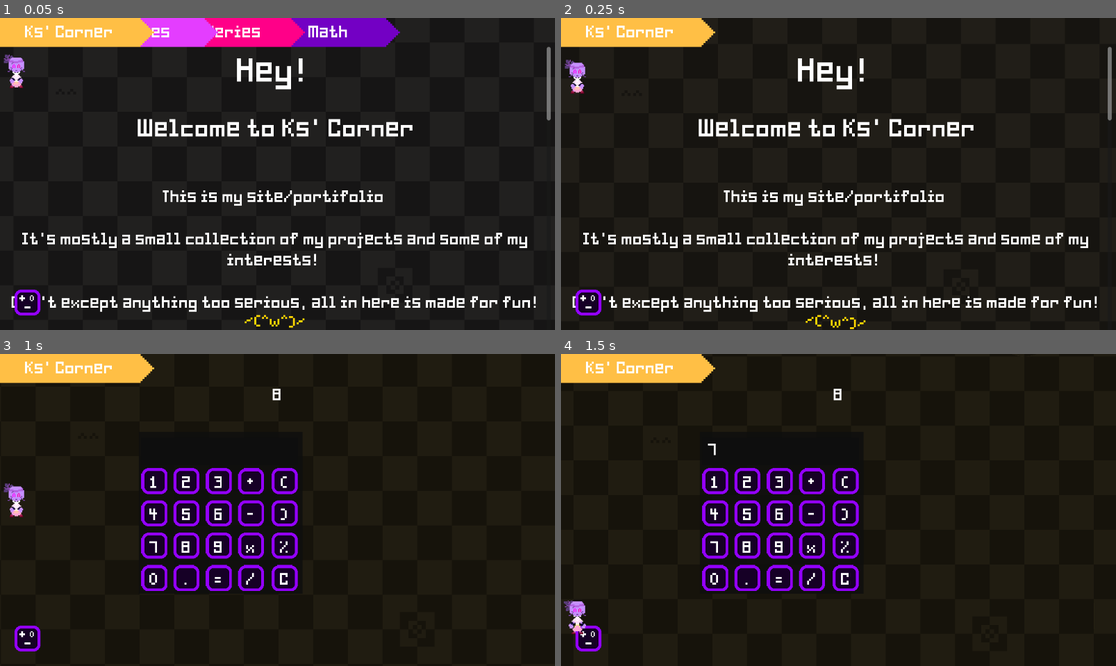
Above: before the commit, frames 1-4 (two rows, left to right).
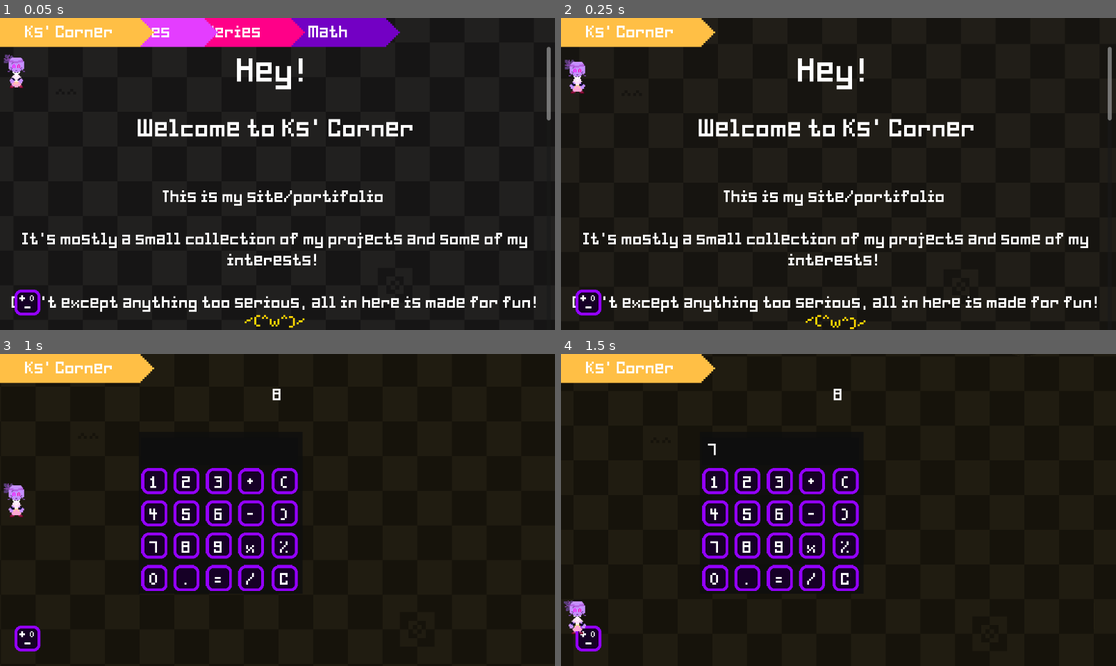
Above: after the commit, the same moments.

Repository: Ks-Marbs/ks-corner
Game: Godot game, scene res://main.tscn
Same seed, same stepped clock (60 frames per second), same inputs: the game is played once before the commit and once after it.
Inputs (mouse positions are in pixels of both pictures, inside the frame that each line leads up to):
- Up to frame 1 (0.05 s): no input
- Up to frame 2 (0.25 s): no input
- Up to frame 3 (1 s): click (27, 637) at 0.5 s
- Up to frame 4 (1.5 s): click "7" at 1.25 s

Frame 1 is identical in both runs. In frame 2, 0.1% of the frame differs, in the area x 0-5%, y 13-25%; in frame 3, 0.1%; in frame 4, nothing differs.

Commit message:
playground

Diff:
--- a/character_body_2d.gd
+++ b/character_body_2d.gd
@@ -4,6 +4,7 @@
 var t2 = 1.0
 var d = false
 var o = 0.0
+var w:= false
 var p = -1
 var cl := 0.0
 var l := 0
@@ -34,7 +35,9 @@
 		velocity.x = p*100
 		t2 = (((p+1)/2)+2.5)*2
 	elif not is_on_floor():
+		w = true
 		t2=10+sign(velocity.x)
+		t1 += delta*3
 	else:
 		t2 = 2
 
@@ -42,7 +45,7 @@
 	if bop() and is_on_floor():
 		v=0
 		if Input.is_action_just_pressed("click"):
-			if not (OS.has_feature("web_android") or OS.has_feature("web_ios")):
+			if (OS.has_feature("web_android") or OS.has_feature("web_ios")):
 				cl+=6
 			a = position - get_global_mouse_position()
 			d = true
--- a/global.gd
+++ b/global.gd
@@ -282,9 +282,38 @@
 
 
 ",
-"[i]Lavender's Home[/i]
-
-[b]Fun fact: [url=1d]Lavender[/url] exists[/b]","7","8","9","10"
+"[i]Lavender'[wave amp=10.0 freq=0.2 connected=0]s[/wave] Home[/i]
+
+[b]Fun f[wave amp=10.0 freq=0.2 connected=0]a[/wave]ct: [url=1d]Lavender[/url] exists[/b]
+
+This game is being done with [url=https://www.youtube.com/@senifoxy]Seni [wave amp=10.0 freq=0.2 connected=0]F[/wave]oxy[/url] [img=64em]res://images/sen.png[/img]
+
+You follow Lavend[wave amp=10.0 freq=0.2 connected=0]e[/wave]r, knife collector and daughter of a famous singer through their life, until [Game part not unlocked yet]
+[left]
+		Characters:
+[table=2,center,left]
+	[cell][img=128em]res://images/lavicon15.png[/img] - [/cell][cell] [wave amp=10.0 freq=0.2 connected=0]L[/wave]avender:
+Protagonist, shy but social, will stab you if n[wave amp=10.0 freq=0.2 connected=0]e[/wave]eded [/cell]
+	[cell][img=128em]res://images/petalicon0.png[/img] - [/cell][cell] Petal:
+Pretty, Perfec[wave amp=10.0 freq=0.2 connected=0]t[/wave]ionist, Parental, Polished [/cell]
+	[cell][img=128em]res://images/wbicon5.png[/img] - [/cell][cell] Win[wave amp=10.0 freq=0.2 connected=0]t[/wave]erblush:
+Sings ever better, says rules are ov[wave amp=10.0 freq=0.2 connected=0]e[/wave]rrated, and will punch you at will [/cell]
+	[cell][img=128em]res://images/soapicon4.png[/img] - [/cell][cell] Soap:
+Soft, composed, and mostly helpful, only male in house [wave amp=10.0 freq=0.2 connected=0]r[/wave]ight now [/cell][/table]
+
+
+[/left]
+
+
+
+
+[wave amp=20.0 freq=4.0 connected=0][color=0055AA][url=https://github.com/Ks-Marbs/lavender-s-home]SOLVE HERE![/url][/color][/wave]
+
+
+
+"
+
+,"7","8","9","10"
 ]
 ]
 var page := 0
Binary file changed: images/lav2.1.1.png
Binary file added: images/lavicon15.png
Not shown, added: images/lavicon15.png.import
Not shown, added: images/petal.png.import
Binary file added: images/petalicon0.png
Not shown, added: images/petalicon0.png.import
Binary file added: images/sen.png
Not shown, added: images/sen.png.import
Not shown, added: images/soap.png.import
Binary file added: images/soapicon4.png
Not shown, added: images/soapicon4.png.import
Binary file added: images/wbicon5.png
(and 5 more such lines)
